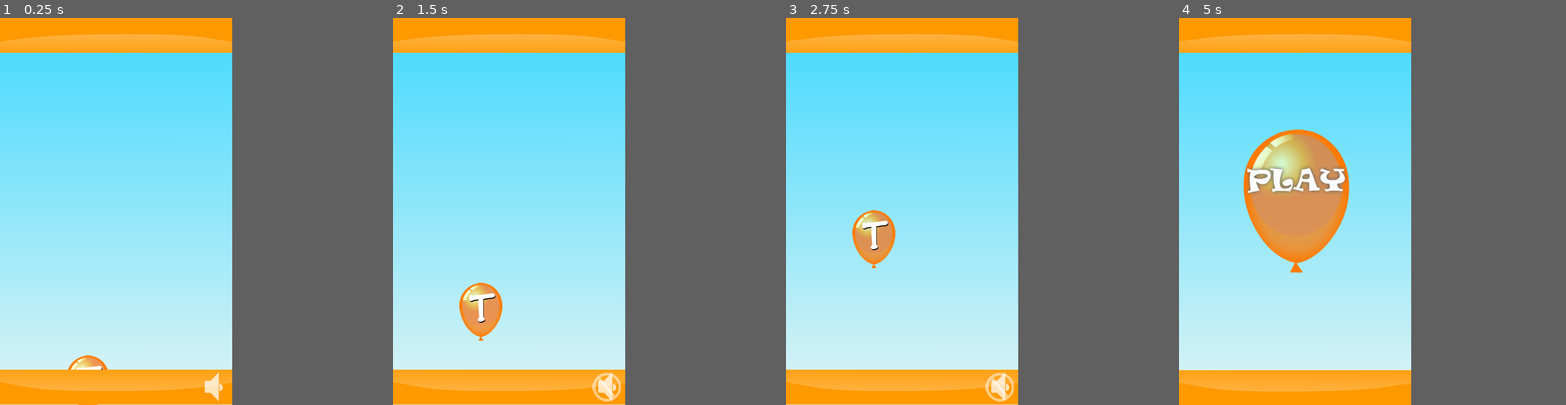
Above: before the commit, frames 1-4 (left to right).
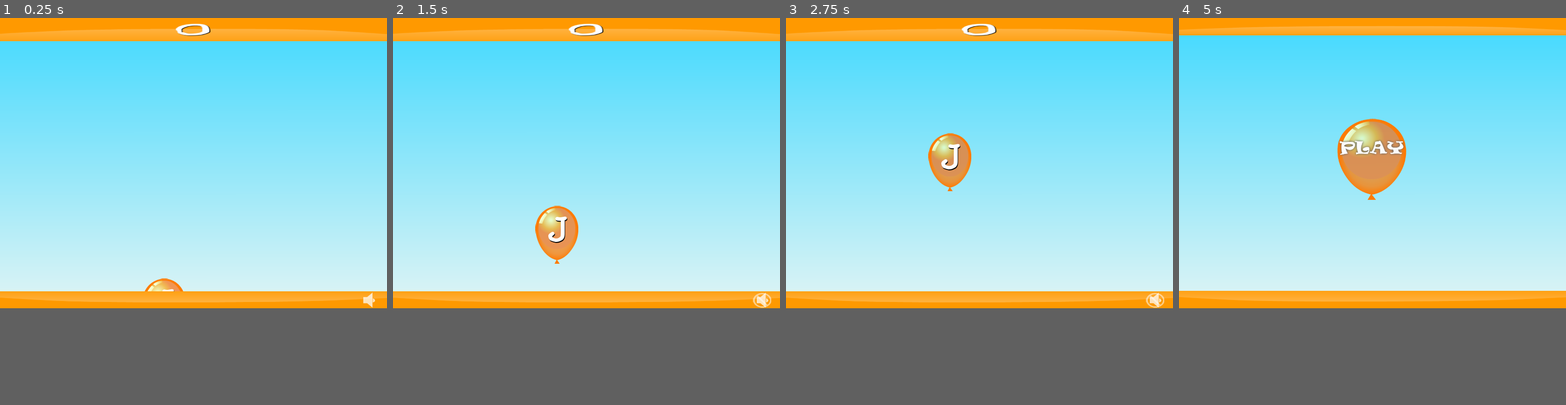
Above: after the commit, the same moments.

Repository: salvadorjhai/Godot-Baloon-Smasher
Game: Godot game, scene res://InGame.tscn
The game is run twice, just before and just after one commit, with the same random seed, the same clock (stepped at 60 frames per second) and the same inputs. This scene is started directly instead of the project's main scene.
Inputs (mouse positions are in pixels of both pictures, inside the frame that each line leads up to; where the layout moved, square brackets give the same spot in the first picture):
- Up to frame 1 (0.25 s): no input
- Up to frame 2 (1.5 s): click (613, 393) [605, 385] at 0.5 s; tap Enter at 1.25, 1.35 s
- Up to frame 3 (2.75 s): tap Enter at 2.1 s
- Up to frame 4 (5 s): tap Enter at 2.85, 3.6, 4.35 s; tap Escape at 4.9 s
The window is 480x800 before the commit and 800x600 after it. Grey fills any space a smaller window leaves; there, only what the larger window draws over its background counts as a difference.

The runs differ from the first frame. In frame 1, 61% of the frame differs, in the area x 0-100%, y 1-100%; in frame 2, 61%; in frame 3, 62%; in frame 4, 68%, in the area x 0-100%, y 2-97%.

Commit message:
updated
updated ui, added score

Diff:
--- a/InGame.gd
+++ b/InGame.gd
@@ -8,15 +8,17 @@
 var bg_music_on = preload("res://img/music_on.fw.png")
 var bg_music_off = preload("res://img/music_off.fw.png")
 var is_on = true
+var SCORE = 0
+
 # Called when the node enters the scene tree for the first time.
 func _ready():
 	get_node("musicPlayer").play()
 	pass # Replace with function body.
 
+# Called every frame. 'delta' is the elapsed time since the previous frame.
+func _process(delta):
+	get_node("CenterContainer/bgBorderTop/lblScore").text = String(SCORE)
 
-# Called every frame. 'delta' is the elapsed time since the previous frame.
-#func _process(delta):
-#	pass
 
 func _input(event):
 	if event is InputEventKey and event.is_pressed():
@@ -27,8 +29,8 @@
 	if is_on == true:
 		is_on = false
 		get_node("musicPlayer").stop()
-		get_node("CenterContainer/bgMusicOnOff").texture = bg_music_off
+		get_node("CenterContainer/bgBorderBottom/bgMusicOnOff").texture = bg_music_off
 	else:
 		is_on = true
 		get_node("musicPlayer").play()
-		get_node("CenterContainer/bgMusicOnOff").texture = bg_music_on
+		get_node("CenterContainer/bgBorderBottom/bgMusicOnOff").texture = bg_music_on
--- a/InGame.tscn
+++ b/InGame.tscn
@@ -15,8 +15,14 @@
 [ext_resource path="res://audio/menu.ogg" type="AudioStream" id=13]
 [ext_resource path="res://InGame.gd" type="Script" id=14]
 [ext_resource path="res://img/music_on.fw.png" type="Texture" id=15]
+[ext_resource path="res://img/baloon_red.fw.png" type="Texture" id=16]
 
-[sub_resource type="SpriteFrames" id=1]
+[sub_resource type="DynamicFont" id=4]
+size = 55
+use_filter = true
+font_data = ExtResource( 10 )
+
+[sub_resource type="SpriteFrames" id=3]
 animations = [ {
 "frames": [ ExtResource( 6 ), ExtResource( 7 ), ExtResource( 9 ), ExtResource( 8 ) ],
 "loop": false,
@@ -32,12 +38,16 @@
 "loop": false,
 "name": "orange",
 "speed": 10.0
+}, {
+"frames": [ ExtResource( 16 ), ExtResource( 7 ), ExtResource( 9 ), ExtResource( 8 ) ],
+"loop": true,
+"name": "red",
+"speed": 10.0
 } ]
 
 [sub_resource type="DynamicFont" id=2]
-size = 82
+size = 70
 use_filter = true
-extra_spacing_bottom = 15
 font_data = ExtResource( 10 )
 
 [node name="InGame" type="Node2D"]
@@ -46,33 +56,39 @@
 [node name="CenterContainer" type="CenterContainer" parent="."]
 anchor_right = 1.0
 anchor_bottom = 1.0
-margin_right = 480.0
-margin_bottom = 800.0
+margin_right = 800.0
+margin_bottom = 600.0
 __meta__ = {
+"_edit_group_": true,
 "_edit_use_anchors_": false
 }
 
 [node name="bg" type="Sprite" parent="CenterContainer"]
+scale = Vector2( 1.66667, 0.75 )
+z_index = -1
 texture = ExtResource( 1 )
 centered = false
 
-[node name="bgBorderTop" type="Sprite" parent="CenterContainer"]
-z_index = 1
-texture = ExtResource( 3 )
-centered = false
-
 [node name="bgBorderBottom" type="Sprite" parent="CenterContainer"]
-position = Vector2( 0, 727 )
+position = Vector2( 0, 565 )
+scale = Vector2( 1.65975, 0.515451 )
 z_index = 1
 texture = ExtResource( 2 )
 centered = false
+__meta__ = {
+"_edit_group_": true
+}
 
-[node name="bgMusicOnOff" type="Sprite" parent="CenterContainer"]
-position = Vector2( 441.72, 762.318 )
+[node name="bgMusicOnOff" type="Sprite" parent="CenterContainer/bgBorderBottom"]
+position = Vector2( 459.74, 35.318 )
+scale = Vector2( 0.389153, 1 )
 z_index = 2
 texture = ExtResource( 15 )
+__meta__ = {
+"_edit_group_": true
+}
 
-[node name="btnMusicOnOff" type="Button" parent="CenterContainer/bgMusicOnOff"]
+[node name="btnMusicOnOff" type="Button" parent="CenterContainer/bgBorderBottom/bgMusicOnOff"]
 anchor_right = 1.0
 anchor_bottom = 1.0
 margin_left = -29.5
@@ -86,18 +102,46 @@
 "_edit_use_anchors_": false
 }
 
+[node name="bgBorderTop" type="Sprite" parent="CenterContainer"]
+scale = Vector2( 1.65975, 0.666667 )
+z_index = 1
+texture = ExtResource( 3 )
+centered = false
+
+[node name="lblScore" type="Label" parent="CenterContainer/bgBorderTop"]
+anchor_left = 0.5
+anchor_top = 0.5
+anchor_right = 0.5
+anchor_bottom = 0.5
+margin_left = -241.0
+margin_top = -36.0
+margin_right = 241.0
+margin_bottom = 36.0
+custom_fonts/font = SubResource( 4 )
+custom_colors/font_color = Color( 1, 1, 1, 1 )
+custom_colors/font_color_shadow = Color( 0, 0, 0, 1 )
+text = "123"
+align = 1
+valign = 1
+__meta__ = {
+"_edit_use_anchors_": false
+}
+
 [node name="PlayerBalloon" type="AnimatedSprite" parent="."]
-position = Vector2( 305.86, 140.269 )
-frames = SubResource( 1 )
-animation = "green"
+position = Vector2( 288, 344 )
+frames = SubResource( 3 )
+animation = "red"
 centered = false
 script = ExtResource( 11 )
+__meta__ = {
+"_edit_group_": true
+}
 
 [node name="Label" type="Label" parent="PlayerBalloon"]
 anchor_right = 1.0
 anchor_bottom = 1.0
 margin_left = 5.0
-margin_bottom = -7.0
+margin_bottom = -17.0
 custom_fonts/font = SubResource( 2 )
 custom_colors/font_color_shadow = Color( 0, 0, 0, 1 )
 custom_constants/shadow_offset_y = 2
@@ -116,5 +160,5 @@
 stream = ExtResource( 13 )
 volume_db = -15.0
 
-[connection signal="pressed" from="CenterContainer/bgMusicOnOff/btnMusicOnOff" to="." method="_on_btnMusicOnOff_pressed"]
+[connection signal="pressed" from="CenterContainer/bgBorderBottom/bgMusicOnOff/btnMusicOnOff" to="." method="_on_btnMusicOnOff_pressed"]
 [connection signal="animation_finished" from="PlayerBalloon" to="PlayerBalloon" method="_on_PlayerBalloon_animation_finished"]
--- a/Intro.gd
+++ b/Intro.gd
@@ -4,7 +4,7 @@
 # Declare member variables here. Examples:
 # var a = 2
 # var b = "text"
-var pop = preload("res://audio/boom.ogg")
+#var pop = preload("res://audio/boom.ogg")
 
 # Called when the node enters the scene tree for the first time.
 func _ready():
@@ -12,22 +12,30 @@
 
 # Called every frame. 'delta' is the elapsed time since the previous frame.
 #func _process(delta):
-#	pass
+	pass
 
 func _on_AnimationPlayer_animation_finished(anim_name):
-	var nd = get_node("AnimationPlayer/baloon_orangefw")
+	var nd = $PanelContainer/baloon_orangefw
+	nd.play("")
 
-	var nd2 = get_node("AnimationPlayer/AnimatedSpriteBaloon")
-	nd2.loadOrange()
-	nd2.transform = nd.transform
+	$AudioStreamPlayer.play()
 
-	nd.visible = false
+	#var nd2 = get_node("AnimationPlayer/AnimatedSpriteBaloon")
+	#nd2.loadOrange()
+	#nd2.transform = nd.transform
+
+	#nd.visible = false
 
 	#var a = get_node("AudioStreamPlayer")
 	#get_node("AudioStreamPlayer").play()
 
 	#nd2.play("explode")
+	pass
 
 func _on_AnimatedSpriteBaloon_animation_finished():
+	pass # Replace with function body.
+
+
+func _on_baloon_orangefw_animation_finished():
 	get_tree().change_scene("res://StartMenu.tscn")
 	pass # Replace with function body.
--- a/Intro.tscn
+++ b/Intro.tscn
@@ -8,77 +8,38 @@
 [ext_resource path="res://img/baloon_pop1.fw.png" type="Texture" id=6]
 [ext_resource path="res://img/baloon_pop2.fw.png" type="Texture" id=7]
 [ext_resource path="res://img/baloon_pop3.fw.png" type="Texture" id=8]
-[ext_resource path="res://Ballon.gd" type="Script" id=9]
-[ext_resource path="res://img/baloon_blue.fw.png" type="Texture" id=10]
-[ext_resource path="res://img/baloon_green.fw.png" type="Texture" id=11]
 [ext_resource path="res://audio/boom.tres" type="AudioStream" id=12]
 
 [sub_resource type="Animation" id=1]
 resource_name = "New Anim"
 length = 3.5
-tracks/0/type = "value"
-tracks/0/path = NodePath("AnimationPlayer/baloon_orangefw:position")
+tracks/0/type = "bezier"
+tracks/0/path = NodePath("PanelContainer/baloon_orangefw:position:x")
 tracks/0/interp = 1
 tracks/0/loop_wrap = true
 tracks/0/imported = false
 tracks/0/enabled = true
 tracks/0/keys = {
-"times": PoolRealArray( 0, 0.6, 1.4, 2.1, 2.7 ),
-"transitions": PoolRealArray( 1, 1, 1, 1, 1.1 ),
-"update": 0,
-"values": [ Vector2( 250.217, 987.218 ), Vector2( 167.417, 772.418 ), Vector2( 284.967, 608.968 ), Vector2( 224.207, 468.14 ), Vector2( 246.217, 363.218 ) ]
+"points": PoolRealArray( 366.112, -0.25, 0, 0.25, 0, 192.112, -0.25, 0, 0.25, 0, 458.112, -0.25, 0, 0.25, 0, 354.112, -0.25, 0, 0.25, 0 ),
+"times": PoolRealArray( 0, 1.2, 2.3, 3.3 )
 }
-tracks/1/type = "value"
-tracks/1/path = NodePath("AnimationPlayer/bgBorderBottom:position")
+tracks/1/type = "bezier"
+tracks/1/path = NodePath("PanelContainer/baloon_orangefw:position:y")
 tracks/1/interp = 1
 tracks/1/loop_wrap = true
 tracks/1/imported = false
 tracks/1/enabled = true
 tracks/1/keys = {
-"times": PoolRealArray( 0, 2.7, 3.2 ),
-"transitions": PoolRealArray( 1, 1, 1 ),
-"update": 0,
-"values": [ Vector2( 0, 810 ), Vector2( 0, 810 ), Vector2( 0, 728 ) ]
-}
-tracks/2/type = "value"
-tracks/2/path = NodePath("AnimationPlayer/bgBorderTop:position")
-tracks/2/interp = 1
-tracks/2/loop_wrap = true
-tracks/2/imported = false
-tracks/2/enabled = true
-tracks/2/keys = {
-"times": PoolRealArray( 0, 2.7, 3.2 ),
-"transitions": PoolRealArray( 1, 1, 1 ),
-"update": 0,
-"values": [ Vector2( 0, -80 ), Vector2( 0, -83 ), Vector2( 0, 0 ) ]
+"points": PoolRealArray( 729.663, -0.25, 0, 0.25, 0, 471.663, -0.25, 0, 0.25, 0, 369.663, -0.25, 0, 0.25, 0, 239.663, -0.25, 0, 0.25, 0 ),
+"times": PoolRealArray( 0, 1.2, 2.3, 3.3 )
 }
 
 [sub_resource type="SpriteFrames" id=2]
 animations = [ {
-"frames": [ ExtResource( 10 ) ],
-"loop": true,
-"name": "blue",
-"speed": 5.0
-}, {
-"frames": [ ExtResource( 11 ) ],
-"loop": true,
-"name": "green",
-"speed": 5.0
-}, {
-"frames": [ ExtResource( 5 ) ],
-"loop": true,
-"name": "orange",
-"speed": 5.0
-}, {
-"frames": [  ],
+"frames": [ ExtResource( 5 ), ExtResource( 6 ), ExtResource( 7 ), ExtResource( 8 ) ],
 "loop": false,
-"name": "hidden",
-"speed": 5.0
-}, {
-"frames": [ ExtResource( 6 ), ExtResource( 7 ), ExtResource( 8 ) ],
-"loop": false,
-"name": "explode",
-"speed": 30.0
+"name": "default",
+"speed": 10.0
 } ]
 
 [node name="Intro" type="Node2D"]
@@ -89,31 +50,45 @@
 [node name="AnimationPlayer" type="AnimationPlayer" parent="."]
 "anims/New Anim" = SubResource( 1 )
 
-[node name="bg" type="Sprite" parent="AnimationPlayer"]
-texture = ExtResource( 1 )
-centered = false
+[node name="AudioStreamPlayer" type="AudioStreamPlayer" parent="."]
+stream = ExtResource( 12 )
+volume_db = -10.0
 
-[node name="bgBorderTop" type="Sprite" parent="AnimationPlayer"]
+[node name="PanelContainer" type="Control" parent="."]
+anchor_right = 1.0
+anchor_bottom = 1.0
+margin_right = 800.0
+margin_bottom = 600.0
+__meta__ = {
+"_edit_use_anchors_": false
+}
+
+[node name="bgBorderTop" type="Sprite" parent="PanelContainer"]
+position = Vector2( -1.8877, -90.3368 )
+scale = Vector2( 1.65975, 0.805556 )
 texture = ExtResource( 2 )
 centered = false
 
-[node name="bgBorderBottom" type="Sprite" parent="AnimationPlayer"]
-position = Vector2( 0, 728 )
+[node name="bgBorderBottom" type="Sprite" parent="PanelContainer"]
+position = Vector2( -1.8877, 645.663 )
+scale = Vector2( 1.65975, 0.888889 )
 texture = ExtResource( 3 )
 centered = false
 
-[node name="AnimatedSpriteBaloon" type="AnimatedSprite" parent="AnimationPlayer"]
-position = Vector2( -168, 592 )
+[node name="baloon_orangefw" type="AnimatedSprite" parent="PanelContainer"]
+position = Vector2( 354.112, 239.663 )
+z_index = 1
 frames = SubResource( 2 )
-animation = "orange"
-script = ExtResource( 9 )
+centered = false
 
-[node name="baloon_orangefw" type="Sprite" parent="AnimationPlayer"]
-position = Vector2( 246.217, 363.218 )
-texture = ExtResource( 5 )
-
-[node name="AudioStreamPlayer" type="AudioStreamPlayer" parent="."]
-stream = ExtResource( 12 )
+[node name="bg" type="Sprite" parent="PanelContainer"]
+position = Vector2( -1.8877, -0.33676 )
+scale = Vector2( 1.66667, 0.7675 )
+texture = ExtResource( 1 )
+centered = false
+__meta__ = {
+"_edit_lock_": true
+}
 
 [connection signal="animation_finished" from="AnimationPlayer" to="." method="_on_AnimationPlayer_animation_finished"]
-[connection signal="animation_finished" from="AnimationPlayer/AnimatedSpriteBaloon" to="." method="_on_AnimatedSpriteBaloon_animation_finished"]
+[connection signal="animation_finished" from="PanelContainer/baloon_orangefw" to="." method="_on_baloon_orangefw_animation_finished"]
--- a/PlayerBalloon.gd
+++ b/PlayerBalloon.gd
@@ -4,12 +4,15 @@
 var currentColor = "orange"
 
 var keys = ["A", "B", "C", "D", "E", "F", "G", "H", "I", "J", "K", "L", "M", "N", "O", "P", "Q", "R", "S", "T", "U", "V", "W", "X", "Y", "Z"]
-var colors = ["orange", "blue", "green"]
+var colors = ["orange", "blue", "green", "red"]
 
 onready var soundPlayer = 	get_node("AudioStreamPlayer")
 
+onready var rnd = RandomNumberGenerator.new()
+
 # Called when the node enters the scene tree for the first time.
 func _ready():
+	rnd.randomize()
 	Reset()
 
 # Called every frame. 'delta' is the elapsed time since the previous frame.
@@ -20,9 +23,10 @@
 	n.position = n.position.move_toward(Vector2(n.position.x, -120), delta * 120)
 
 	# if out of bounds
-	if n.position.y <= 73:
-		get_node(".").play(currentColor)
+	if n.position.y <= 40:
+		islocked = true
 		soundPlayer.play(0)
+		get_node(".").play()
 #		soundPlayer.play()
 #		Reset()
 
@@ -31,17 +35,21 @@
 	n.stop()
 	n.frame = 0
 
-	n.position = Vector2(rand_range(89, 391), 727)
+	n.position = Vector2(rnd.randf_range(8, 712), 568)
 	n.animation = currentColor
 
-	CurrentLetter = keys[rand_range(1, 26)]
-	currentColor = colors[rand_range(1,3)]
+	CurrentLetter = keys[rnd.randi_range(1, 26) - 1]
+	currentColor = colors[rnd.randi_range(1, 4) - 1]
 
+var islocked = false
 func _input(event):
-	if event is InputEventKey and event.pressed:
+	if event is InputEventKey and event.pressed and islocked == false:
 		if char(event.scancode) == CurrentLetter:
-			get_node(".").play(currentColor)
+			islocked = true
+			get_parent().SCORE = get_parent().SCORE + 1
+			get_node(".").play()
 			soundPlayer.play(0)
 
 func _on_PlayerBalloon_animation_finished():
 	Reset()
+	islocked = false
--- a/StartMenu.tscn
+++ b/StartMenu.tscn
@@ -18,12 +18,20 @@
 }
 
 [node name="bg" type="Sprite" parent="."]
+scale = Vector2( 1.66667, 0.75 )
 texture = ExtResource( 1 )
 centered = false
+__meta__ = {
+"_edit_lock_": true
+}
 
 [node name="play_buttonfw" type="Sprite" parent="."]
-position = Vector2( 242.415, 378.194 )
+position = Vector2( 398.322, 292.298 )
+scale = Vector2( 0.650149, 0.565561 )
 texture = ExtResource( 4 )
+__meta__ = {
+"_edit_group_": true
+}
 
 [node name="btnPlay" type="Button" parent="play_buttonfw"]
 anchor_right = 1.0
@@ -40,12 +48,20 @@
 }
 
 [node name="bgBorderTop" type="Sprite" parent="."]
-position = Vector2( 240, 36 )
+position = Vector2( 399.5, 18 )
+scale = Vector2( 1.662, 0.5 )
 texture = ExtResource( 3 )
+__meta__ = {
+"_edit_lock_": true
+}
 
 [node name="bgBorderBottom" type="Sprite" parent="."]
-position = Vector2( 240, 764 )
+position = Vector2( 399.5, 582.048 )
+scale = Vector2( 1.662, 0.5 )
 texture = ExtResource( 2 )
+__meta__ = {
+"_edit_lock_": true
+}
 
 [node name="AudioStreamPlayer" type="AudioStreamPlayer" parent="."]
 volume_db = -15.146
--- a/project.godot
+++ b/project.godot
@@ -20,10 +20,10 @@
 
 [display]
 
-window/size/width=480
-window/size/height=800
+window/size/width=800
 window/size/resizable=false
-window/handheld/orientation="portrait"
+window/dpi/allow_hidpi=true
+window/stretch/mode="viewport"
 window/stretch/aspect="keep"
 
 [rendering]
Not shown: 1 places in InGame.tscn that only renumber resources
Not shown: 1 places in Intro.tscn that only renumber resources
